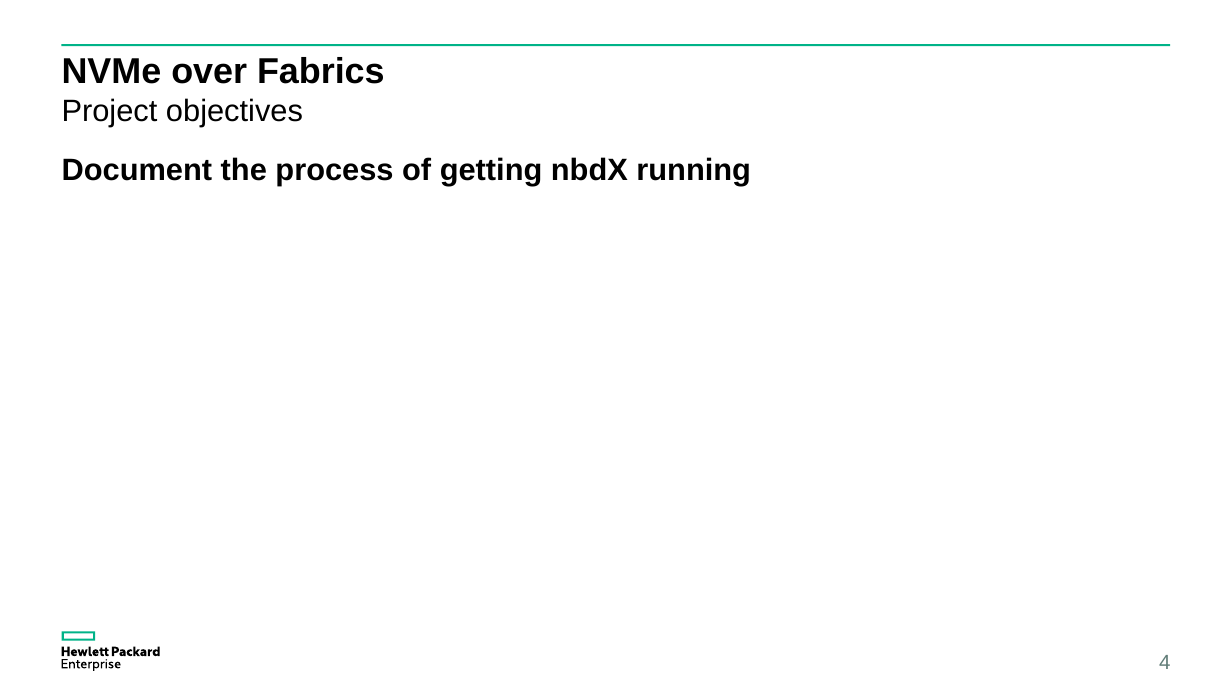
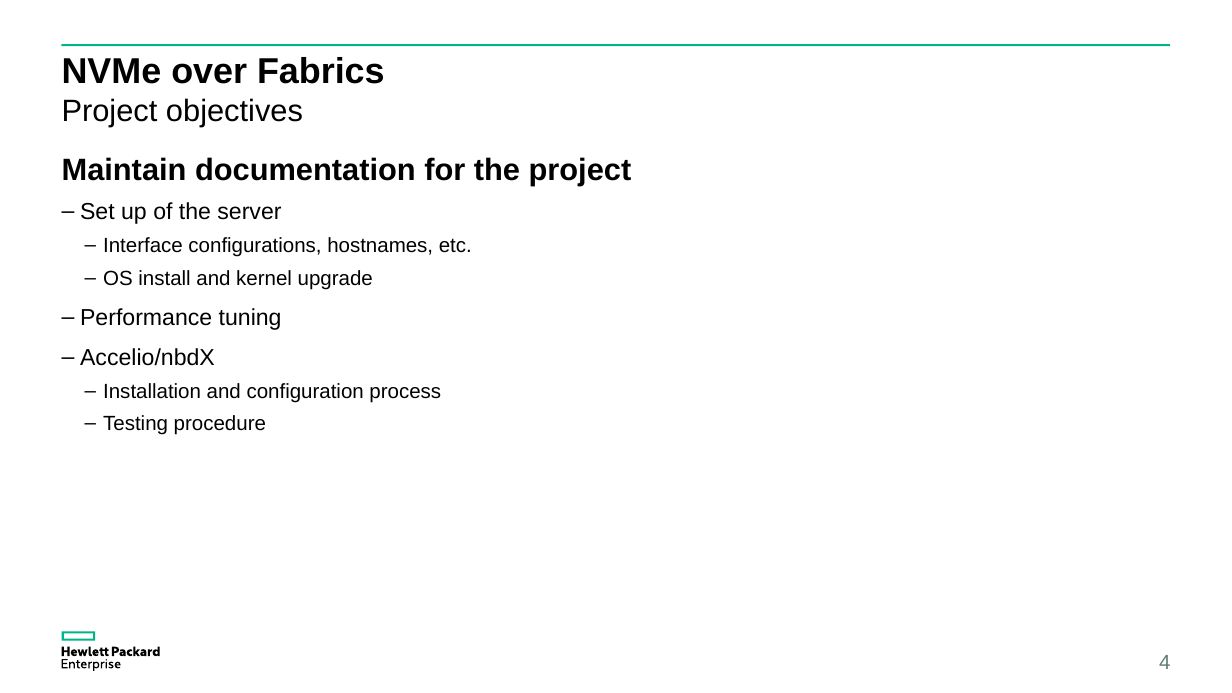
Before and after one commit to coy-humphrey/nvme-hpe, a slide deck: slide 4 of deliverables/HPE.Presentation.pptx. Drawn at 1232x693 pixels with LibreOffice and Linux fonts; fonts in the diff are those of the drawing. Boxes give left, top, right and bottom in pixels: in the first picture for what was removed or moved away, otherwise in the second. Text is boxed around its words. In the diff, an @@ line names an element or a change of style, - is before the commit and + after.

```diff
--- a/deliverables/HPE.Presentation.pptx
+++ b/deliverables/HPE.Presentation.pptx
@@ text at (62,157,632,186): text changed @@
-Document the process of getting nbdX running
+Maintain documentation for the project
@@ text added at (80,202,472,435), 16 pt, text #000000 @@
+– Set up of the server
+  – Interface configurations, hostnames, etc.
+  – OS install and kernel upgrade
+– Performance tuning
+– Accelio/nbdX
+  – Installation and configuration process
+  – Testing procedure
```
Also in this commit, not shown: 4 other slides changed, 1 slide removed.
